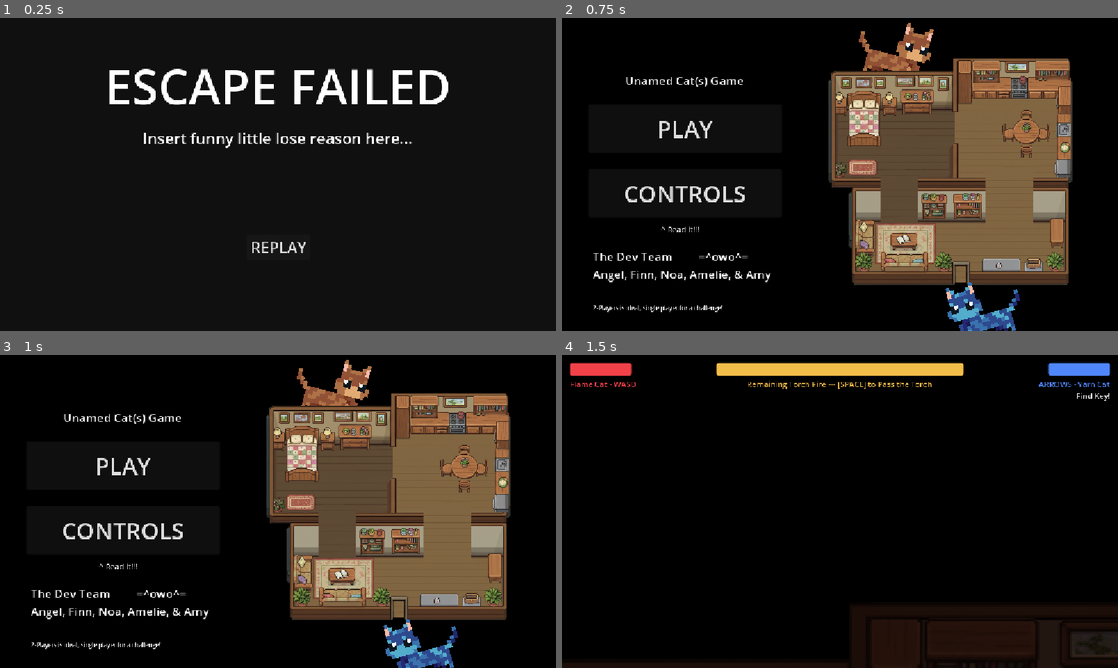
Above: before the commit, frames 1-4 (two rows, left to right).
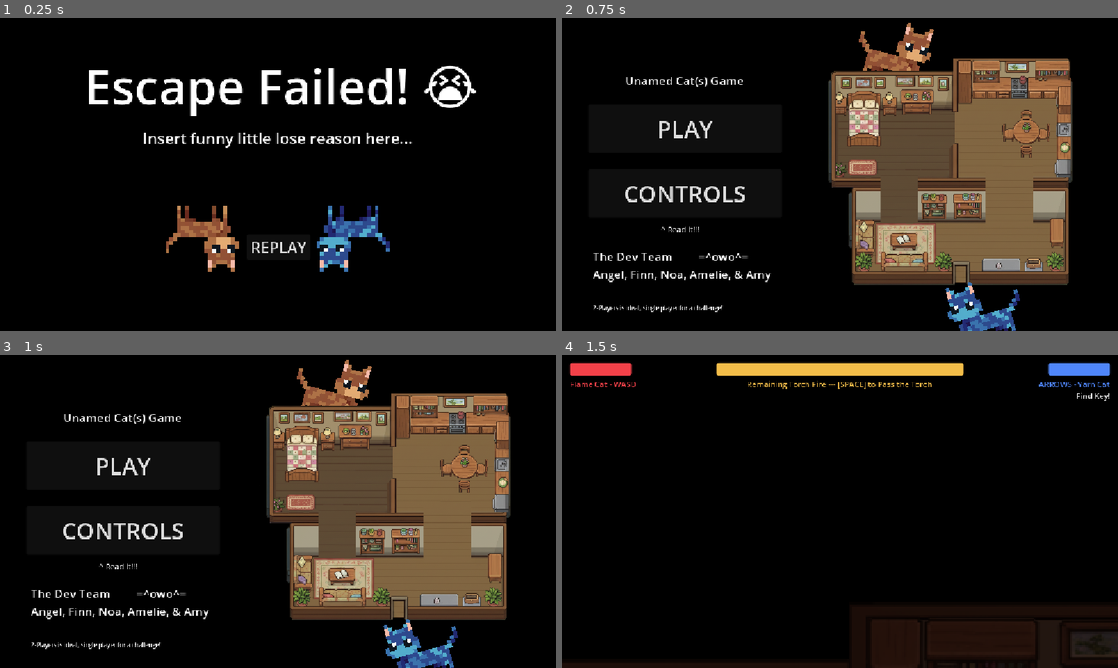
Above: after the commit, the same moments.

Repository: anqilique/GDGJam2-2025
Game: Godot game, scene res://Scenes/loss_screen.tscn
Two runs of this game, one before a commit and one after it. Both use one fixed random seed, a clock stepped at 60 frames per second and the inputs below. This scene is started directly instead of the project's main scene. The engine's default icon, where the game draws it, is replaced by a stand-in: a white triangle on a blue panel in a dark square.
Inputs:
- Up to frame 1 (0.25 s): no input
- Up to frame 2 (0.75 s): click "REPLAY" at 0.5 s
- Up to frame 3 (1 s): no input
- Up to frame 4 (1.5 s): click "PLAY" at 1.25 s

The runs differ from the first frame. In frame 1, 6.4% of the frame differs, in the area x 16-86%, y 15-82%; in frame 2, nothing differs; in frame 3, nothing differs; in frame 4, nothing differs.

Commit message:
Win + Loss Screen Touch-Up

Diff:
--- a/Scenes/loss_screen.tscn
+++ b/Scenes/loss_screen.tscn
@@ -1,7 +1,53 @@
-[gd_scene load_steps=3 format=3 uid="uid://cdvytg7osk3eu"]
+[gd_scene load_steps=11 format=3 uid="uid://cdvytg7osk3eu"]
 
 [ext_resource type="Script" uid="uid://c18nfyf1mkn7g" path="res://Scripts/LossScreen.gd" id="1_0dmjc"]
 [ext_resource type="Theme" uid="uid://dljqrqoj41xf7" path="res://Assets/Resources/theme.tres" id="2_jhgxs"]
+[ext_resource type="Texture2D" uid="uid://cr0ppyxnjvg6j" path="res://Assets/Art/fcat.png" id="2_k2ia7"]
+[ext_resource type="Texture2D" uid="uid://o01u6vh45tfx" path="res://Assets/Art/ycat.png" id="3_dbwqd"]
+
+[sub_resource type="AtlasTexture" id="AtlasTexture_jqa16"]
+atlas = ExtResource("2_k2ia7")
+region = Rect2(0, 0, 46, 56)
+
+[sub_resource type="AtlasTexture" id="AtlasTexture_jyi46"]
+atlas = ExtResource("2_k2ia7")
+region = Rect2(46, 0, 46, 56)
+
+[sub_resource type="SpriteFrames" id="SpriteFrames_w0bu5"]
+animations = [{
+"frames": [{
+"duration": 3.0,
+"texture": SubResource("AtlasTexture_jqa16")
+}, {
+"duration": 3.0,
+"texture": SubResource("AtlasTexture_jyi46")
+}],
+"loop": true,
+"name": &"default",
+"speed": 5.0
+}]
+
+[sub_resource type="AtlasTexture" id="AtlasTexture_irndq"]
+atlas = ExtResource("3_dbwqd")
+region = Rect2(0, 0, 46, 56)
+
+[sub_resource type="AtlasTexture" id="AtlasTexture_p8exc"]
+atlas = ExtResource("3_dbwqd")
+region = Rect2(46, 0, 46, 56)
+
+[sub_resource type="SpriteFrames" id="SpriteFrames_fhl4r"]
+animations = [{
+"frames": [{
+"duration": 3.0,
+"texture": SubResource("AtlasTexture_irndq")
+}, {
+"duration": 3.0,
+"texture": SubResource("AtlasTexture_p8exc")
+}],
+"loop": true,
+"name": &"default",
+"speed": 5.0
+}]
 
 [node name="LossScreen" type="Control"]
 layout_mode = 3
@@ -17,19 +63,20 @@
 [node name="ColorRect" type="ColorRect" parent="CanvasLayer"]
 offset_right = 1152.0
 offset_bottom = 648.0
-color = Color(0, 0, 0, 0.784314)
+color = Color(0, 0, 0, 1)
 
 [node name="Header" type="Label" parent="CanvasLayer/ColorRect"]
 layout_mode = 0
-offset_left = 192.0
+offset_left = 165.0
 offset_top = 72.0
-offset_right = 960.0
+offset_right = 1001.0
 offset_bottom = 209.0
 theme_override_font_sizes/font_size = 100
-text = "ESCAPE FAILED"
+text = "Escape Failed! 😭"
 horizontal_alignment = 1
 
 [node name="LoseReason" type="Label" parent="CanvasLayer/ColorRect"]
+layout_mode = 0
 offset_left = 192.0
 offset_top = 226.0
 offset_right = 960.0
@@ -37,6 +84,19 @@
 theme_override_font_sizes/font_size = 32
 text = "Insert funny little lose reason here..."
 horizontal_alignment = 1
+
+[node name="AnimatedSprite2D" type="AnimatedSprite2D" parent="CanvasLayer/ColorRect"]
+y_sort_enabled = true
+position = Vector2(419, 446)
+scale = Vector2(4, -4)
+sprite_frames = SubResource("SpriteFrames_w0bu5")
+
+[node name="AnimatedSprite2D2" type="AnimatedSprite2D" parent="CanvasLayer/ColorRect"]
+y_sort_enabled = true
+position = Vector2(732, 445)
+rotation = 3.1415927
+scale = Vector2(4, 4)
+sprite_frames = SubResource("SpriteFrames_fhl4r")
 
 [node name="Button" type="Button" parent="CanvasLayer"]
 offset_left = 512.0
--- a/Scenes/win_screen.tscn
+++ b/Scenes/win_screen.tscn
@@ -1,7 +1,53 @@
-[gd_scene load_steps=3 format=3 uid="uid://b74smuspeiav4"]
+[gd_scene load_steps=11 format=3 uid="uid://b74smuspeiav4"]
 
 [ext_resource type="Script" uid="uid://c15kuir52i30e" path="res://Scripts/WinScreen.gd" id="1_a00f1"]
 [ext_resource type="Theme" uid="uid://dljqrqoj41xf7" path="res://Assets/Resources/theme.tres" id="2_awi1s"]
+[ext_resource type="Texture2D" uid="uid://cr0ppyxnjvg6j" path="res://Assets/Art/fcat.png" id="2_bwc64"]
+[ext_resource type="Texture2D" uid="uid://o01u6vh45tfx" path="res://Assets/Art/ycat.png" id="3_bwc64"]
+
+[sub_resource type="AtlasTexture" id="AtlasTexture_jqa16"]
+atlas = ExtResource("2_bwc64")
+region = Rect2(0, 0, 46, 56)
+
+[sub_resource type="AtlasTexture" id="AtlasTexture_jyi46"]
+atlas = ExtResource("2_bwc64")
+region = Rect2(46, 0, 46, 56)
+
+[sub_resource type="SpriteFrames" id="SpriteFrames_85imr"]
+animations = [{
+"frames": [{
+"duration": 3.0,
+"texture": SubResource("AtlasTexture_jqa16")
+}, {
+"duration": 3.0,
+"texture": SubResource("AtlasTexture_jyi46")
+}],
+"loop": true,
+"name": &"default",
+"speed": 5.0
+}]
+
+[sub_resource type="AtlasTexture" id="AtlasTexture_irndq"]
+atlas = ExtResource("3_bwc64")
+region = Rect2(0, 0, 46, 56)
+
+[sub_resource type="AtlasTexture" id="AtlasTexture_p8exc"]
+atlas = ExtResource("3_bwc64")
+region = Rect2(46, 0, 46, 56)
+
+[sub_resource type="SpriteFrames" id="SpriteFrames_mf36t"]
+animations = [{
+"frames": [{
+"duration": 3.0,
+"texture": SubResource("AtlasTexture_irndq")
+}, {
+"duration": 3.0,
+"texture": SubResource("AtlasTexture_p8exc")
+}],
+"loop": true,
+"name": &"default",
+"speed": 5.0
+}]
 
 [node name="WinScreen" type="Control"]
 layout_mode = 3
@@ -17,25 +63,28 @@
 [node name="ColorRect" type="ColorRect" parent="CanvasLayer"]
 offset_right = 1152.0
 offset_bottom = 648.0
-color = Color(0, 0, 0, 0.784314)
+color = Color(0, 0, 0, 1)
+
+[node name="AnimatedSprite2D" type="AnimatedSprite2D" parent="CanvasLayer/ColorRect"]
+y_sort_enabled = true
+position = Vector2(419, 446)
+scale = Vector2(4, 4)
+sprite_frames = SubResource("SpriteFrames_85imr")
+
+[node name="AnimatedSprite2D2" type="AnimatedSprite2D" parent="CanvasLayer/ColorRect"]
+y_sort_enabled = true
+position = Vector2(731, 445)
+rotation = 3.1415927
+scale = Vector2(4, -4)
+sprite_frames = SubResource("SpriteFrames_mf36t")
 
 [node name="Label" type="Label" parent="CanvasLayer"]
-offset_left = 256.0
+offset_left = 192.0
 offset_top = 184.0
-offset_right = 895.0
+offset_right = 973.0
 offset_bottom = 321.0
 theme_override_font_sizes/font_size = 100
-text = "You've Won!"
-horizontal_alignment = 1
-
-[node name="Label" type="Label" parent="CanvasLayer/Label"]
-layout_mode = 0
-offset_left = 128.0
-offset_top = 176.0
-offset_right = 512.0
-offset_bottom = 231.0
-theme_override_font_sizes/font_size = 40
-text = "Or have you..."
+text = "You Got Out! 🎉"
 horizontal_alignment = 1
 
 [node name="Button" type="Button" parent="CanvasLayer"]
